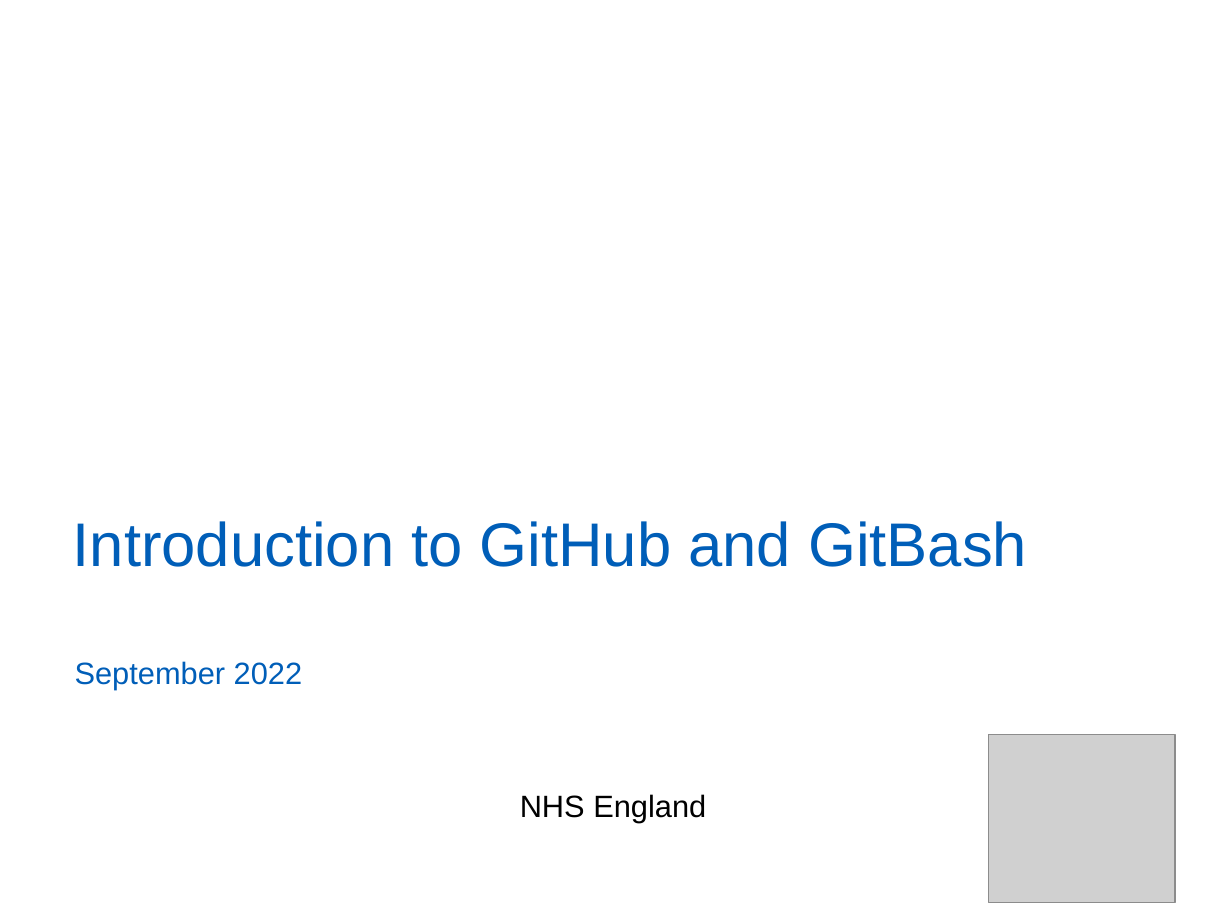
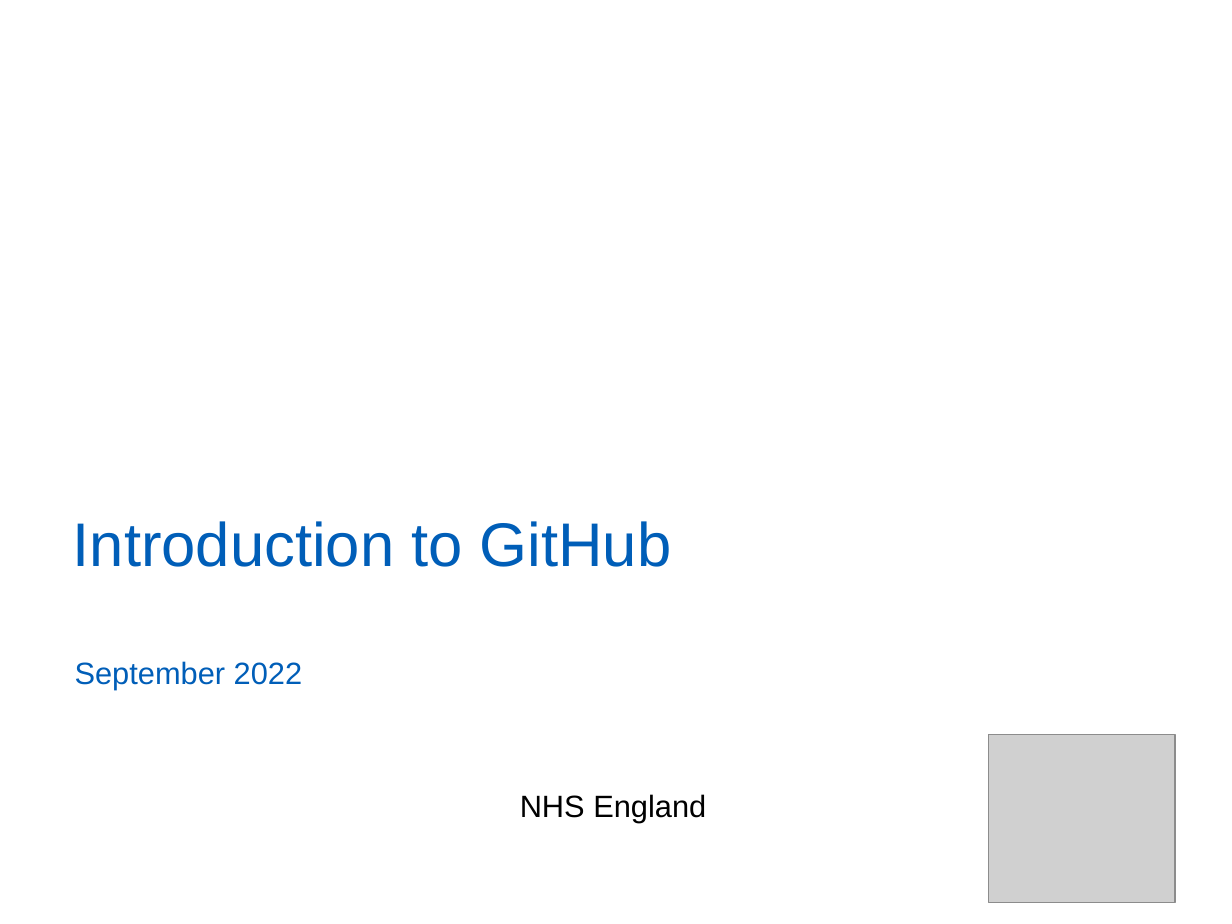
Before and after one commit to willbrooks2/Git_Introduction, a slide deck: slide 1 of GitIntro.pptx. Drawn at 1232x924 pixels with LibreOffice and Linux fonts; fonts in the diff are those of the drawing; grey boxes stand for pictures; background and template pictures are left out. Boxes give left, top, right and bottom in pixels: in the first picture for what was removed or moved away, otherwise in the second. Text is boxed around its words. In the diff, an @@ line names an element or a change of style, - is before the commit and + after.

```diff
--- a/GitIntro.pptx
+++ b/GitIntro.pptx
@@ title at (73,521,672,567): text changed @@
-Introduction to GitHub and GitBash
+Introduction to GitHub
```
Also in this commit, not shown: 11 other slides changed.
